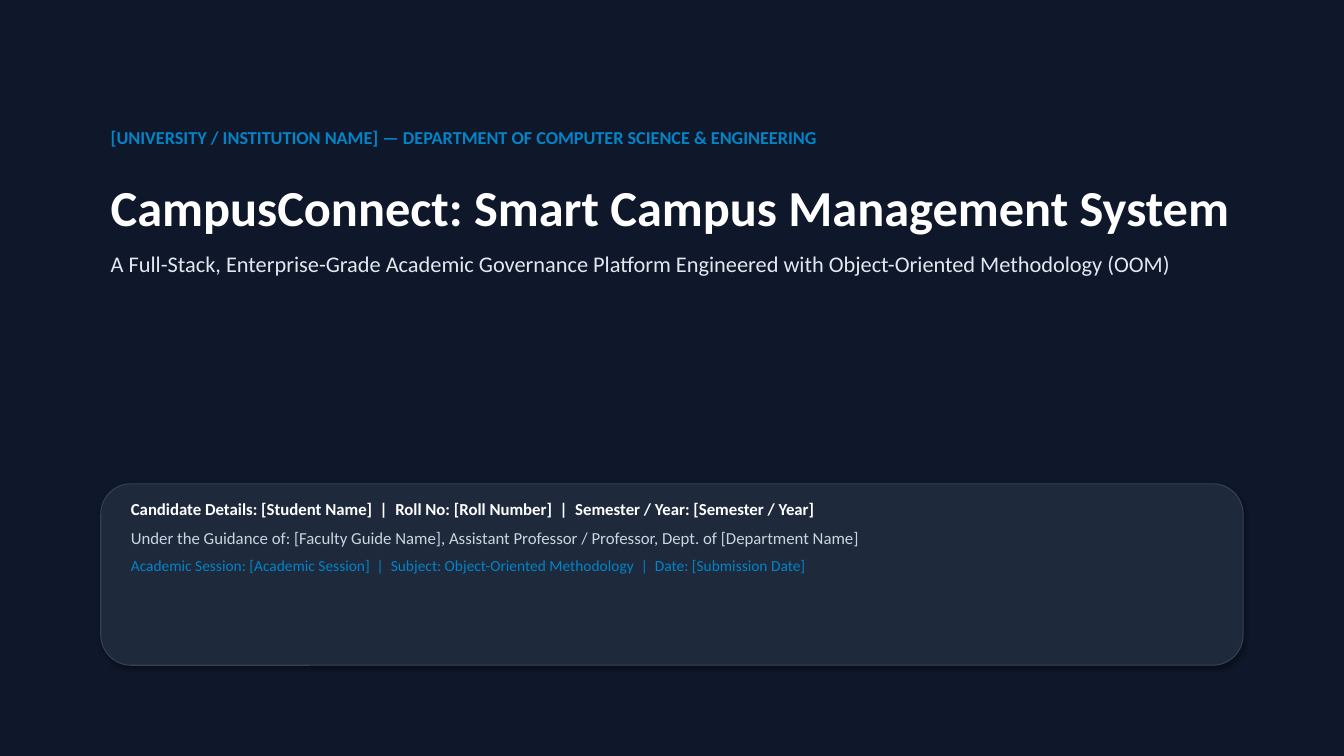
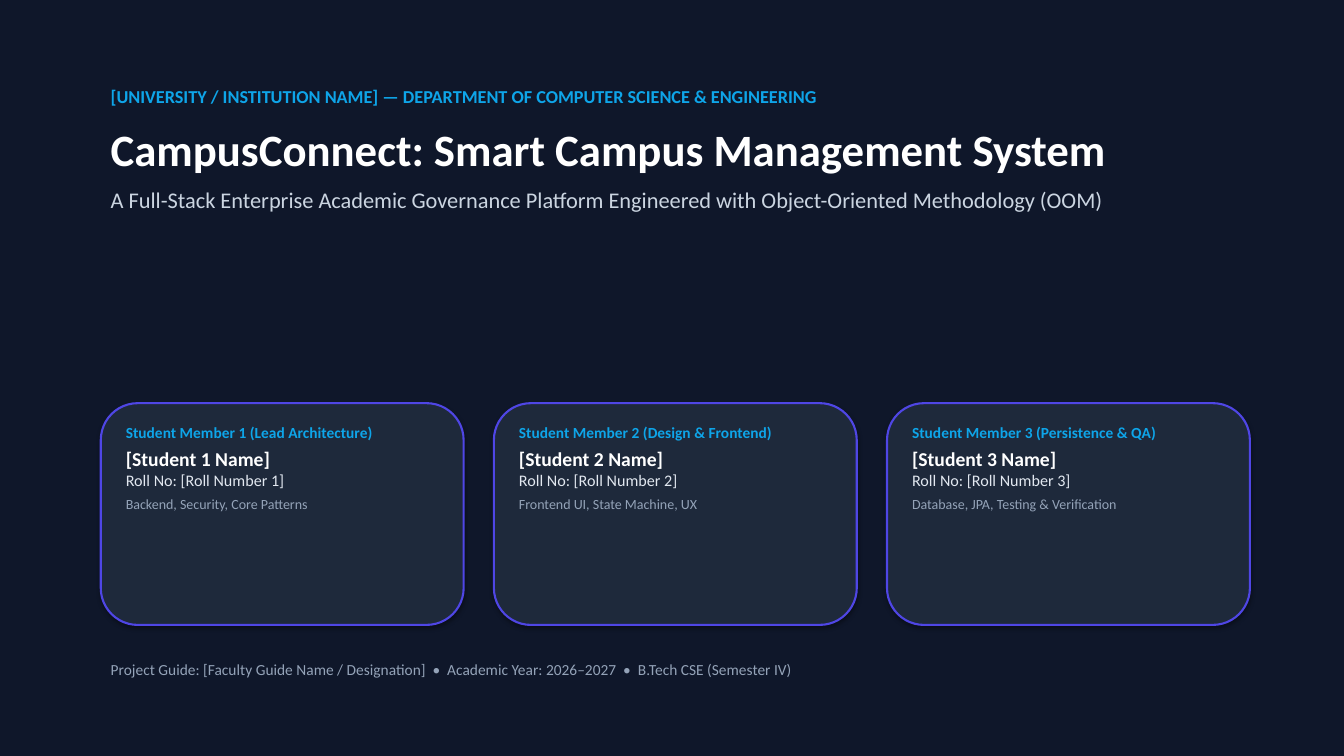
Before and after one commit to avaneeshk2307-wq/OOM-Project, a slide deck: slide 1 of CampusConnect_Submission/04_Presentation/CampusConnect_OOM_Presentation.pptx. Drawn at 1344x756 pixels with LibreOffice and Linux fonts; fonts in the diff are those of the drawing. Boxes give left, top, right and bottom in pixels: in the first picture for what was removed or moved away, otherwise in the second. Text is boxed around its words. In the diff, an @@ line names an element or a change of style, - is before the commit and + after.

Commit message:
docs: Enhance OOM academic submission package for 3-member team (report, slides, LaTeX, concept mapping)

```diff
--- a/CampusConnect_Submission/04_Presentation/CampusConnect_OOM_Presentation.pptx
+++ b/CampusConnect_Submission/04_Presentation/CampusConnect_OOM_Presentation.pptx
@@ text "[UNIVERSITY / INSTITUTION NAME] — ...": place and size @@
-text "[UNIVERSITY / INSTITUTION NAME] — ..." at (111,130,1229,276)
+text "[UNIVERSITY / INSTITUTION NAME] — ..." at (111,89,1106,212)
@@ text at (111,89,1106,174): text colour #0284C7 to #0EA5E9 in "[UNIVERSITY / INSTITUTION NAME] — DEPARTMENT OF ..."; size 36 to 32 pt in "CampusConnect: Smart Campus Management System"; less space between paragraphs @@
@@ text at (111,192,1102,212): text changed; text colour #E2E8F0 to #CBD5E1 @@
-A Full-Stack, Enterprise-Grade Academic Governance Platform Engineered with Object-Oriented Methodology (OOM)
+A Full-Stack Enterprise Academic Governance Platform Engineered with Object-Oriented Methodology (OOM)
@@ rounded rectangle: place and size @@
-rounded rectangle at (101,484,1243,665)
+rounded rectangle at (101,403,464,625)
@@ rounded rectangle at (101,403,464,625): outline #334155 0.75 pt to #4F46E5 1.5 pt @@
@@ rounded rectangle added at (494,403,857,625), fill #1E293B, outline #4F46E5 1.5 pt @@
@@ rounded rectangle added at (887,403,1250,625), fill #1E293B, outline #4F46E5 1.5 pt @@
@@ text at (126,427,372,488): text changed; size 12 to 11 pt; text colour #CBD5E1 to #0EA5E9 @@
-Candidate Details: [Student Name] | Roll No: [Roll Number] | Semester / Year: [Semester / Year]
-Under the Guidance of: [Faculty Guide Name], Assistant Professor / Professor, Dept. of [Department Name]
-Academic Session: [Academic Session] | Subject: Object-Oriented Methodology | Date: [Submission Date]
+Student Member 1 (Lead Architecture)
+[Student 1 Name]
+Roll No: [Roll Number 1]
+Backend, Security, Core Patterns
@@ text added at (519,427,772,488), 11 pt, text #0EA5E9 @@
+Student Member 2 (Design & Frontend)
+[Student 2 Name]
+Roll No: [Roll Number 2]
+Frontend UI, State Machine, UX
@@ text added at (912,427,1156,488), 10 pt, text #94A3B8 @@
+Student Member 3 (Persistence & QA)
+[Student 3 Name]
+Roll No: [Roll Number 3]
+Database, JPA, Testing & Verification
@@ text added at (111,664,791,678), 11 pt, text #94A3B8 @@
+Project Guide: [Faculty Guide Name / Designation] • Academic Year: 2026–2027 • B.Tech CSE (Semester IV)
```
Also in this commit, not shown: 17 slides added, 17 slides removed, 15 other files.
